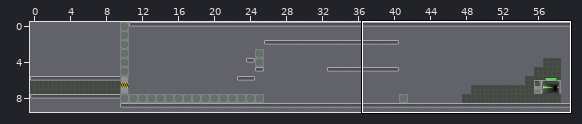
Level history. Tiled map: maps/tieldmaps/multi/07.tmx. The picture above shows the old version from afar; the outline marks the close-up.
Close-up. As it was:
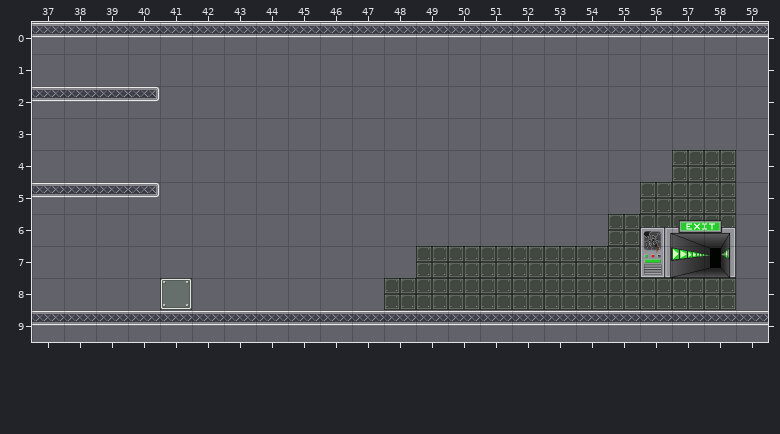
Cells are 64x64 px. Shown: x 37..59, y 0..9.
Now the later version:
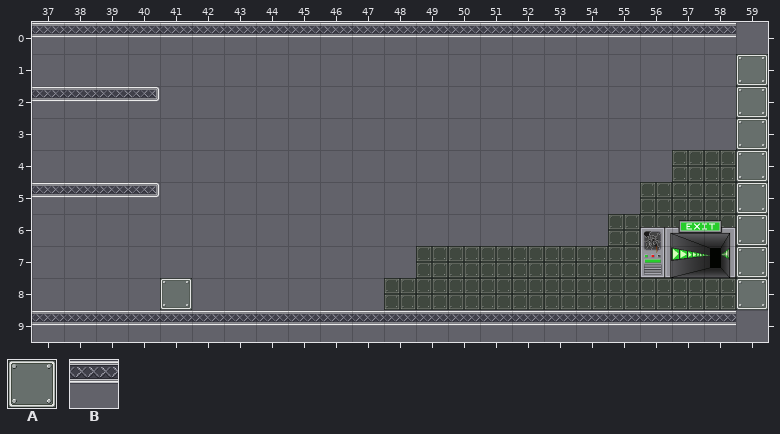
Key: from "mur": A 0; from "sol": B 0.
_ is an empty cell.
Edits made:
Layer "front":
y 0: x 59 B -> _
y 1..8: x 59 _ -> A
y 9: x 59 B -> _
Boxes around the changes in both close-ups, in picture pixels (x1, y1, x2, y2):
changed: (736, 22, 768, 326)
